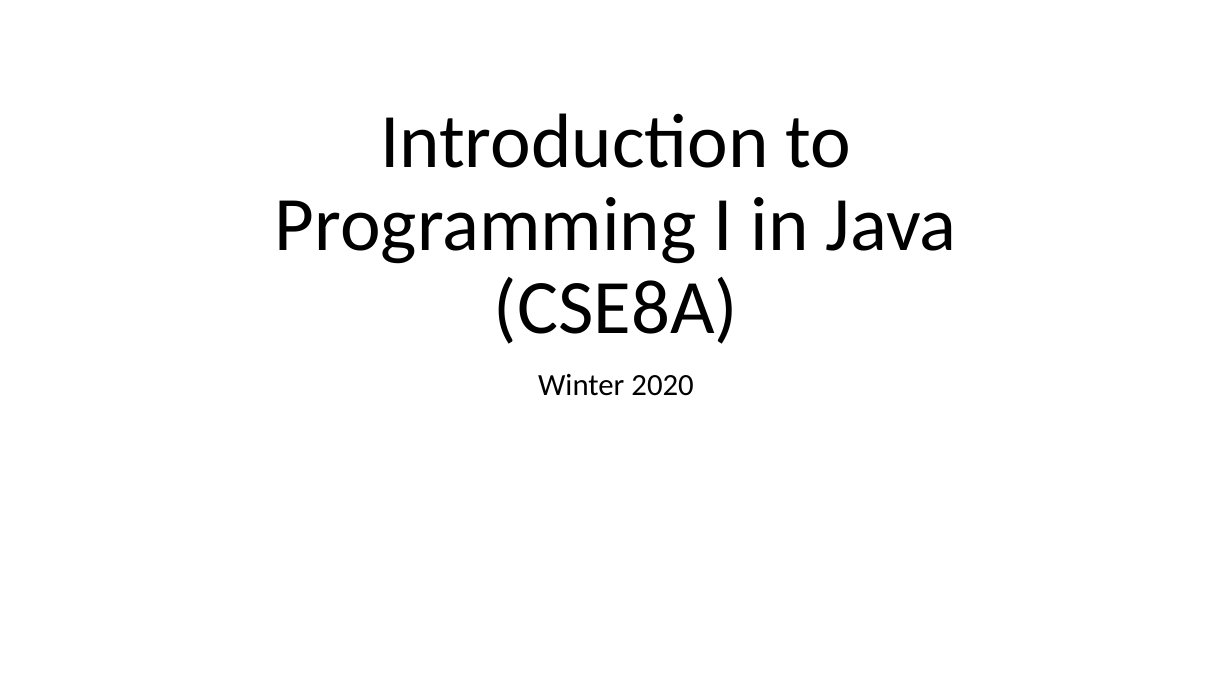
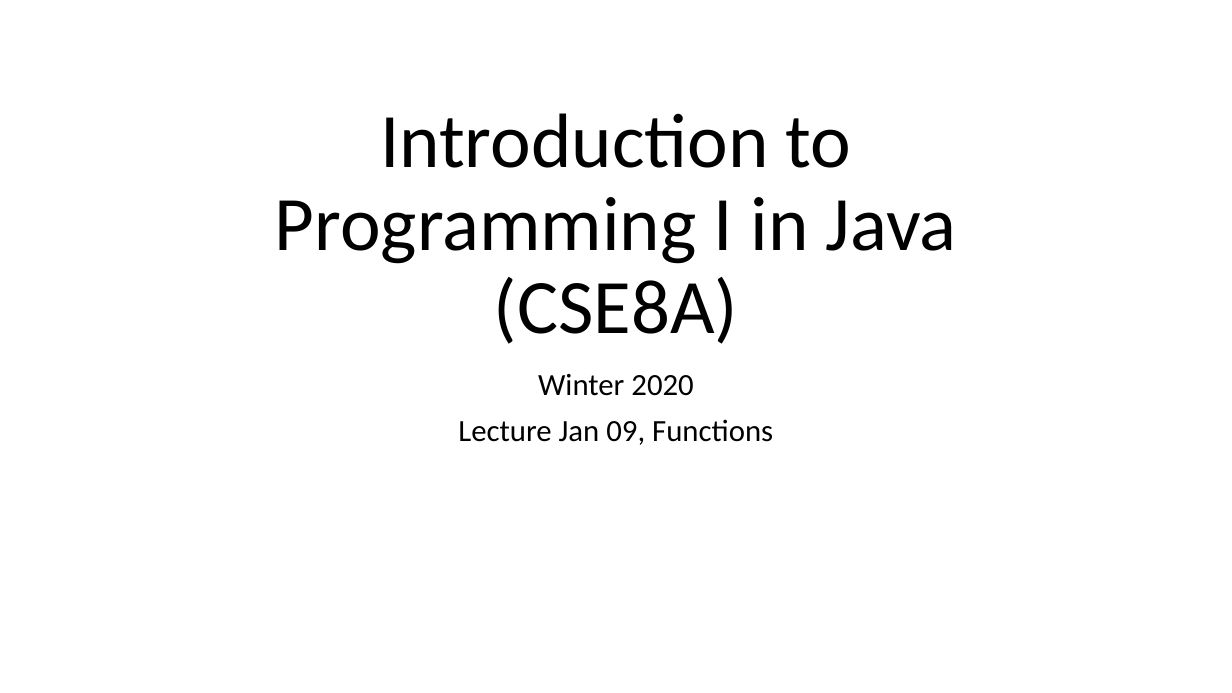
Before and after one commit to catherinefxia/ucsd-cse8a-w20.github.io, a slide deck: slide 1 of lectures/CSE8AW20-01-09-Lec2-Functions/CSE8AW20-01-07-Lec2-Functions-slides.pptx. Drawn at 1232x693 pixels with LibreOffice and Linux fonts; fonts in the diff are those of the drawing. Boxes give left, top, right and bottom in pixels: in the first picture for what was removed or moved away, otherwise in the second. Text is boxed around its words. In the diff, an @@ line names an element or a change of style, - is before the commit and + after.

```diff
--- a/lectures/CSE8AW20-01-09-Lec2-Functions/CSE8AW20-01-07-Lec2-Functions-slides.pptx
+++ b/lectures/CSE8AW20-01-09-Lec2-Functions/CSE8AW20-01-07-Lec2-Functions-slides.pptx
@@ subtitle at [458,419,773,445]: paragraph added @@
+Lecture Jan 09, Functions
```
Also in this commit, not shown: 1 other slide changed, 2 other files.
